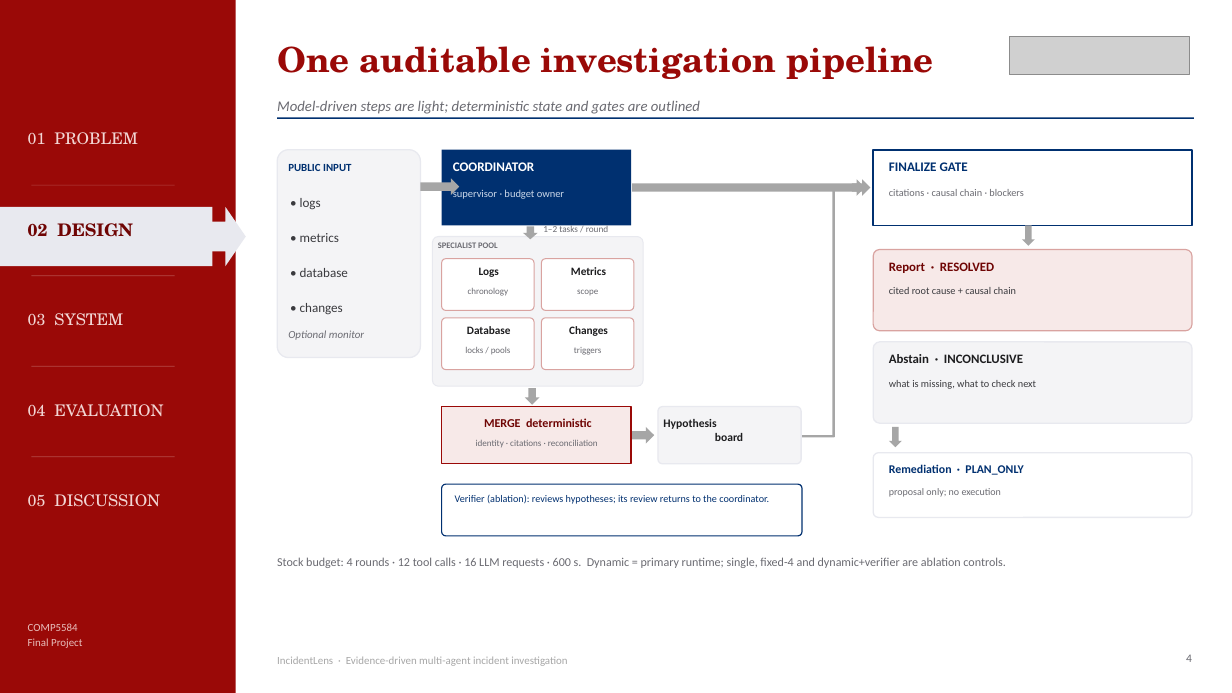
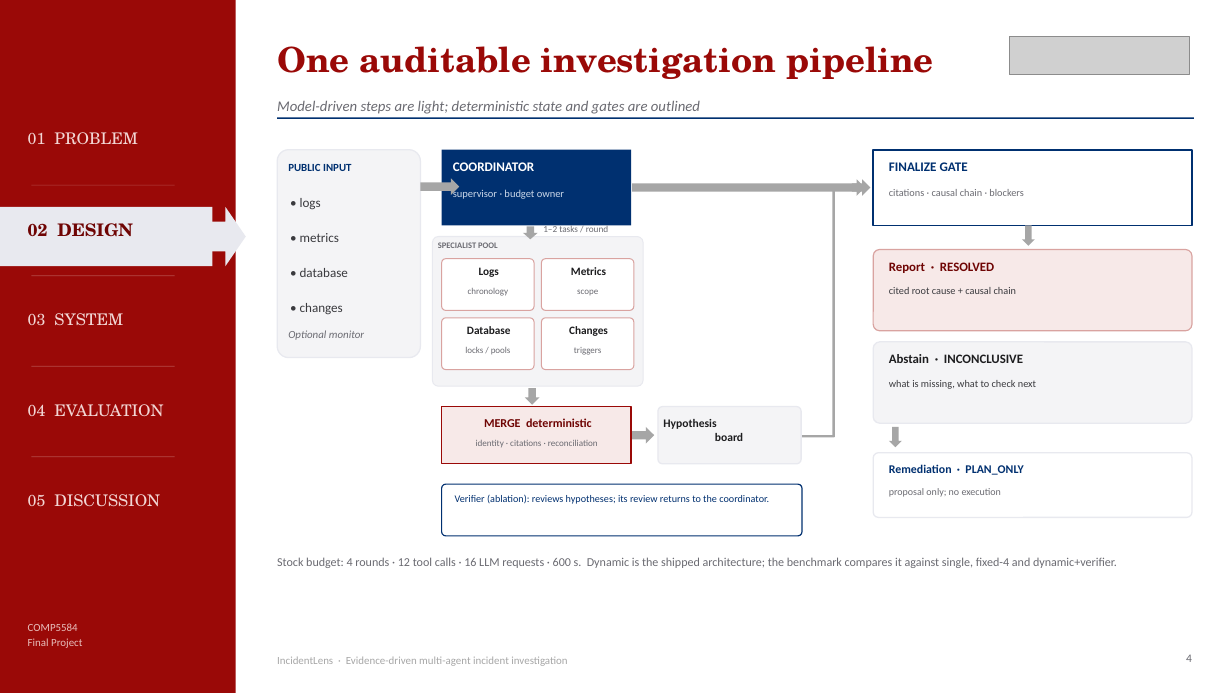
Before and after one commit to celvelzel/IncidentLens, a slide deck: slide 4 of presentation/IncidentLens_Deck.pptx. Drawn at 1232x693 pixels with LibreOffice and Linux fonts; fonts in the diff are those of the drawing; grey boxes stand for pictures. Boxes give left, top, right and bottom in pixels: in the first picture for what was removed or moved away, otherwise in the second. Text is boxed around its words. In the diff, an @@ line names an element or a change of style, - is before the commit and + after.

```diff
--- a/presentation/IncidentLens_Deck.pptx
+++ b/presentation/IncidentLens_Deck.pptx
@@ text at bbox=[277, 557, 1117, 568]: text changed @@
-Stock budget: 4 rounds · 12 tool calls · 16 LLM requests · 600 s. Dynamic = primary runtime; single, fixed-4 and dynamic+verifier are ablation controls.
+Stock budget: 4 rounds · 12 tool calls · 16 LLM requests · 600 s. Dynamic is the shipped architecture; the benchmark compares it against single, fixed-4 and dynamic+verifier.
```
Also in this commit, not shown: 4 other slides changed, 29 other files.
